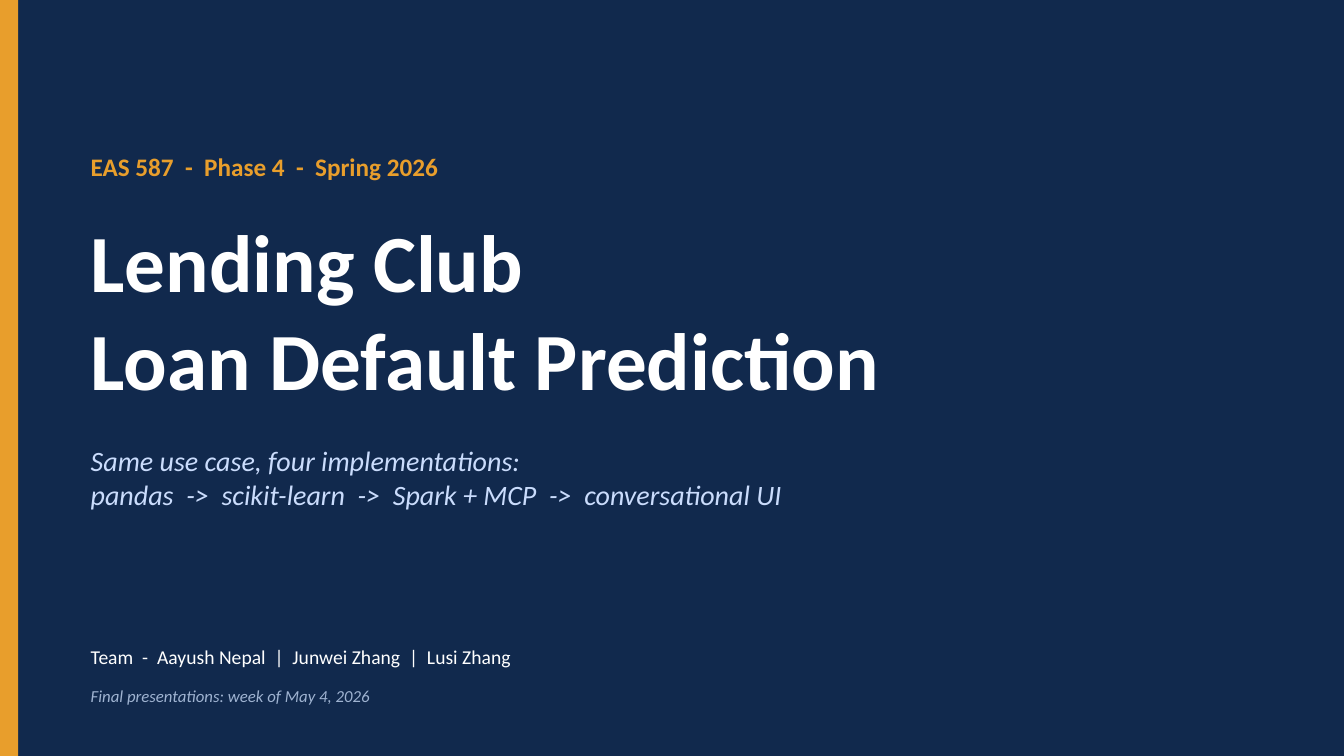
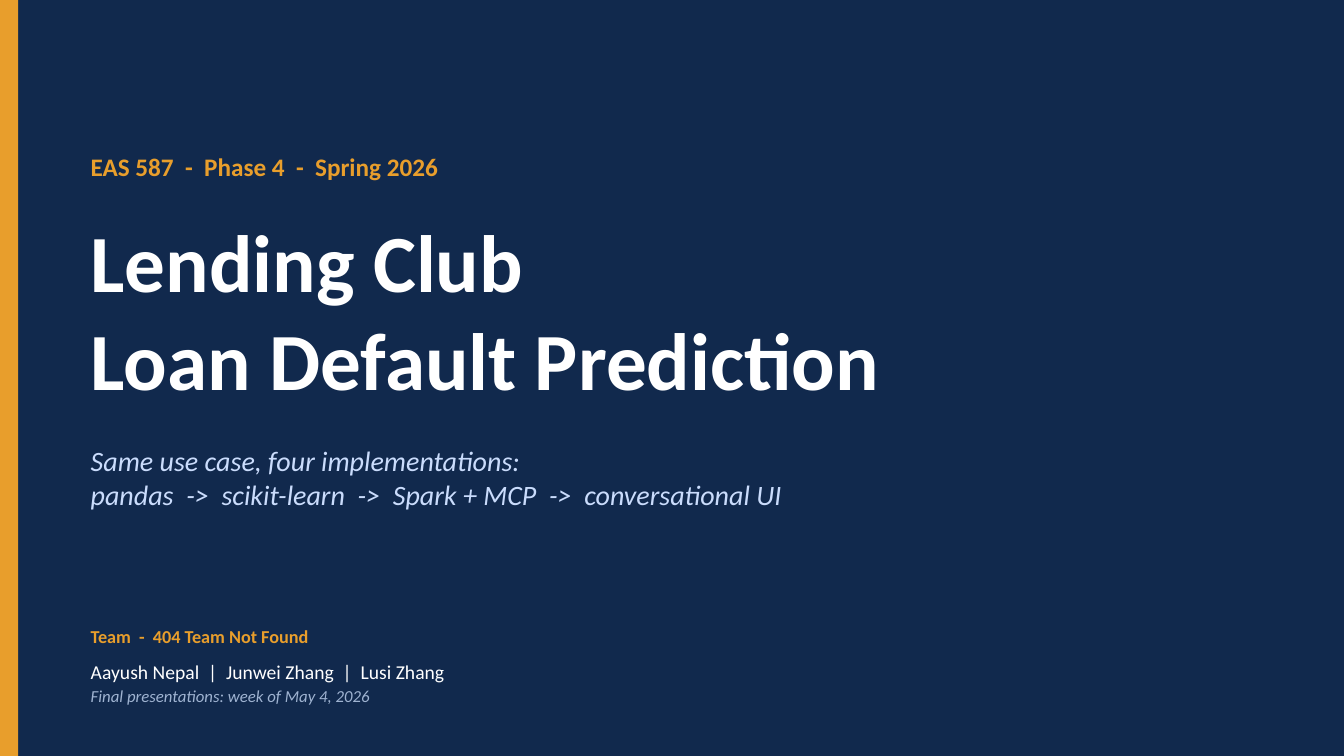
Before and after one commit to Aayushnepal09/loan_default_prediction, a slide deck: slide 1 of presentation/Phase4_presentation.pptx. Drawn at 1344x756 pixels with LibreOffice and Linux fonts; fonts in the diff are those of the drawing. Boxes give left, top, right and bottom in pixels: in the first picture for what was removed or moved away, otherwise in the second. Text is boxed around its words. In the diff, an @@ line names an element or a change of style, - is before the commit and + after.

Commit message:
Rebuild deck so .pptx artifact reflects 404 Team Not Found branding

```diff
--- a/presentation/Phase4_presentation.pptx
+++ b/presentation/Phase4_presentation.pptx
@@ text added at <box>91,630,308,643</box>, 13 pt, text #E89E2C, bold @@
+Team - 404 Team Not Found
@@ text at <box>91,665,444,683</box>: text changed @@
-Team - Aayush Nepal | Junwei Zhang | Lusi Zhang
+Aayush Nepal | Junwei Zhang | Lusi Zhang
```
Also in this commit, not shown: 1 other slide changed.
